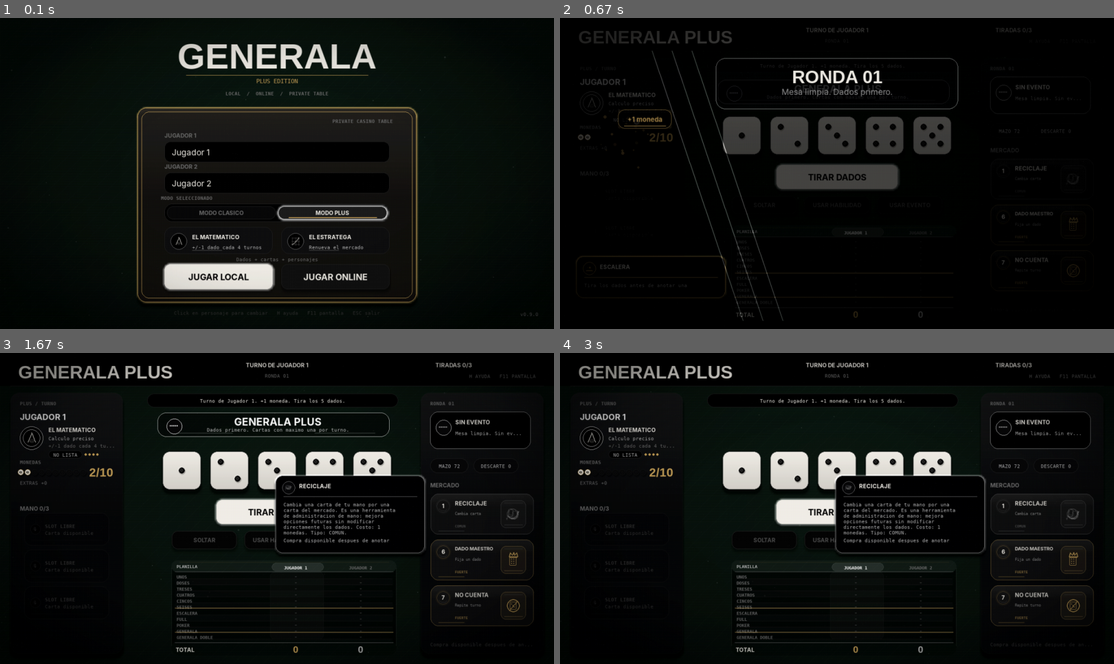
Above: before the commit, frames 1-4 (two rows, left to right).
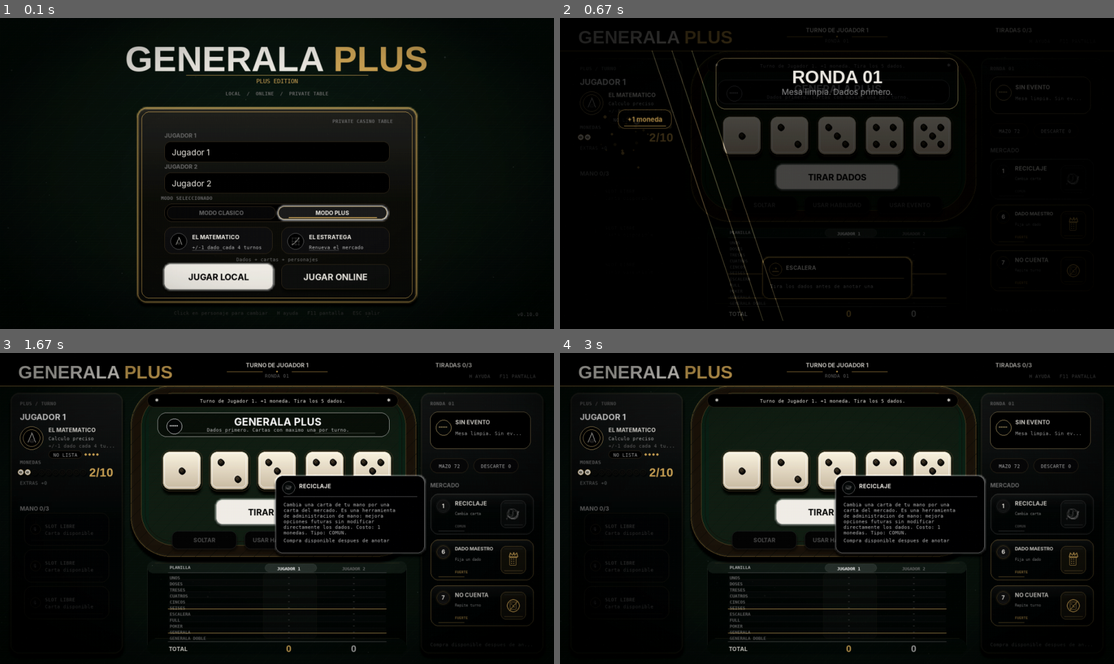
Above: after the commit, the same moments.

Repository: benjamedinaa/generala-plus
Game: pygame game, started from ejercicio-9.py
The game is run twice, just before and just after one commit, with the same random seed, the same clock (stepped at 60 frames per second) and the same inputs.
Inputs (mouse positions are in pixels of both pictures, inside the frame that each line leads up to):
- Up to frame 1 (0.1 s): no input
- Up to frame 2 (0.67 s): click (776, 276) at 0.38 s
- Up to frame 3 (1.67 s): click (481, 514) at 0.72 s; click (481, 558) at 1.05 s; click (481, 514) at 1.38 s
- Up to frame 4 (3 s): click (1041, 514) at 1.72 s; click (1041, 514) at 2.05 s; click (1041, 514) at 2.38 s; click (1041, 514) at 2.72 s

The runs differ from the first frame. In frame 1, 3.3% of the frame differs, in the area x 22-96%, y 8-96%; in frame 2, 0.9%; in frame 3, 3.9%, in the area x 0-100%, y 4-97%; in frame 4, 3.9%.

Commit message:
Restyle interface around premium casino table

Diff:
--- a/LEEME - COMO JUGAR.txt
+++ b/LEEME - COMO JUGAR.txt
@@ -2,7 +2,7 @@
 ==============
 
 VERSION
-v0.9.0
+v0.10.0
 
 COMO ABRIR EL JUEGO
 1. Abrir "Jugar Generala Plus.bat".
--- a/generala_plus/pygame_app.py
+++ b/generala_plus/pygame_app.py
@@ -297,20 +297,20 @@
     def draw(self, surface, font, mouse_pos, pulse=False):
         hovered = self.enabled and self.rect.collidepoint(mouse_pos)
         if self.enabled and self.variant == "secondary":
-            bg = C_BG_ELEVATED if hovered else C_BG_PANEL
-            fg = C_WHITE if hovered else C_GRAY_LIGHT
-            border = C_BORDER_ACTIVE if hovered else C_BORDER_SUBTLE
-            glow_alpha = 12 if hovered else 0
+            bg = (24, 25, 23) if hovered else (12, 14, 14)
+            fg = C_WHITE_SOFT if hovered else (213, 196, 164)
+            border = C_GOLD if hovered else C_BORDER_SUBTLE
+            glow_alpha = 16 if hovered else 0
         elif self.enabled and self.variant == "danger":
             bg = (20, 8, 8) if hovered else (12, 7, 7)
             fg = (224, 152, 152) if hovered else (180, 105, 105)
             border = C_RED_ERROR
             glow_alpha = 16 if hovered else 0
         elif self.enabled:
-            bg = (232, 232, 232) if hovered else C_WHITE
+            bg = (255, 246, 218) if hovered else (244, 226, 185)
             fg = C_BG_DEEP
-            border = None
-            glow_alpha = 50 if hovered else 30
+            border = C_GOLD
+            glow_alpha = 58 if hovered else 28
         else:
             bg = C_BG_PANEL if self.variant == "secondary" else C_BG_ELEVATED
             fg = C_GRAY_DARK
@@ -320,10 +320,12 @@
         if pulse:
             glow_alpha = 35 + int(25 * (0.5 + 0.5 * math.sin(pygame.time.get_ticks() / 240)))
         if glow_alpha:
-            draw_glow_rect(surface, self.rect, C_WHITE, glow_alpha, 18)
-        pygame.draw.rect(surface, bg, self.rect, border_radius=8)
+            draw_glow_rect(surface, self.rect, C_GOLD if self.variant != "primary" else C_WHITE, glow_alpha, 18)
+        draw_soft_shadow(surface, self.rect, alpha=90, spread=10, radius=14, y_offset=5)
+        pygame.draw.rect(surface, bg, self.rect, border_radius=14)
         if border:
-            pygame.draw.rect(surface, border, self.rect, width=1, border_radius=8)
+            pygame.draw.rect(surface, border, self.rect, width=1, border_radius=14)
+            pygame.draw.rect(surface, (255, 255, 255, 32), self.rect.inflate(-7, -7), width=1, border_radius=10)
         text = font.render(self.text, True, fg)
         surface.blit(text, text.get_rect(center=self.rect.center))
 
@@ -2665,11 +2667,14 @@
         t = pygame.time.get_ticks() / 1000
         logo_scale = 1 + 0.012 * math.sin(t * 1.4)
         logo_font = pygame.font.SysFont("Space Grotesk, Sohne, Arial", int(82 * logo_scale), bold=True)
-        logo = logo_font.render("GENERALA", True, C_WHITE_SOFT)
-        logo_rect = logo.get_rect(center=(SCREEN_W // 2, 88))
-        if logo_rect.y < 36:
-            logo_rect.y = 36
-        self.canvas.blit(logo, logo_rect)
+        gen = logo_font.render("GENERALA", True, C_WHITE_SOFT)
+        plus = logo_font.render(" PLUS", True, C_GOLD) if self.plus_mode else None
+        total_w = gen.get_width() + (plus.get_width() if plus else 0)
+        logo_x = SCREEN_W // 2 - total_w // 2
+        logo_y = 48
+        self.canvas.blit(gen, (logo_x, logo_y))
+        if plus:
+            self.canvas.blit(plus, (logo_x + gen.get_width() - 2, logo_y))
         brand_line = pygame.Rect(SCREEN_W // 2 - 210, 132, 420, 1)
         pygame.draw.line(self.canvas, (*C_GOLD, 90), brand_line.midleft, brand_line.midright, 1)
         subtitle_text = "PLUS EDITION" if self.plus_mode else "CASINO TABLE MODE"
@@ -2930,9 +2935,25 @@
     def draw_header_bar_title(self, title_text):
         header = pygame.Rect(HEADER_RECT)
         pygame.draw.rect(self.canvas, C_BG_DEEP, header)
-        pygame.draw.line(self.canvas, C_BORDER_SUBTLE, (24, header.bottom), (SCREEN_W - 24, header.bottom), 1)
-        title = self.font_turn.render(title_text, True, C_WHITE_SOFT)
-        self.canvas.blit(title, (42, 20))
+        pygame.draw.line(self.canvas, C_GOLD, (0, header.bottom), (SCREEN_W, header.bottom), 1)
+        if "PLUS" in title_text:
+            self.draw_brand_title(42, 20, large=False)
+        else:
+            title = self.font_turn.render(title_text, True, C_WHITE_SOFT)
+            self.canvas.blit(title, (42, 20))
+
+    def draw_brand_title(self, x, y, large=True):
+        if large:
+            gen_font = pygame.font.SysFont("Space Grotesk, Sohne, Arial", 82, bold=True)
+            plus_font = pygame.font.SysFont("Space Grotesk, Sohne, Arial", 82, bold=True)
+        else:
+            gen_font = self.font_turn
+            plus_font = self.font_turn
+        gen = gen_font.render("GENERALA", True, C_WHITE_SOFT)
+        self.canvas.blit(gen, (x, y))
+        if self.plus_mode:
+            plus = plus_font.render(" PLUS", True, C_GOLD)
+            self.canvas.blit(plus, (x + gen.get_width() - 2, y))
 
     def draw_online_header(self, state, player_index):
         self.draw_header_bar_title("GENERALA PLUS")
@@ -3041,6 +3062,7 @@
     def draw_game(self):
         self.update_buttons()
         self.draw_header()
+        self.draw_casino_table_frame()
         self.draw_status_capsule()
         if self.plus_mode and self.phase == "buy":
             self.draw_buy_phase_spotlight()
@@ -3068,6 +3090,26 @@
             if self.plus_mode:
                 self.pass_button.draw(self.canvas, self.font_button, self.mouse_pos)
 
+    def draw_casino_table_frame(self):
+        outer = pygame.Rect(302, 76, 660, 396)
+        felt = pygame.Rect(326, 92, 612, 354)
+        draw_soft_shadow(self.canvas, outer, alpha=210, spread=28, radius=94, y_offset=12)
+        ring = pygame.Surface(outer.size, pygame.SRCALPHA)
+        pygame.draw.rect(ring, (33, 25, 16, 235), ring.get_rect(), border_radius=92)
+        pygame.draw.rect(ring, (*C_GOLD, 92), ring.get_rect(), width=2, border_radius=92)
+        pygame.draw.rect(ring, (255, 241, 196, 32), ring.get_rect().inflate(-8, -8), width=1, border_radius=86)
+        for x in range(-outer.h, outer.w, 34):
+            pygame.draw.line(ring, (255, 227, 170, 11), (x, outer.h), (x + outer.h, 0), 1)
+        self.canvas.blit(ring, outer.topleft)
+
+        felt_layer = pygame.Surface(felt.size, pygame.SRCALPHA)
+        pygame.draw.rect(felt_layer, (14, 38, 26, 236), felt_layer.get_rect(), border_radius=78)
+        for y in range(0, felt.h, 3):
+            pygame.draw.line(felt_layer, (255, 255, 255, 4), (18, y), (felt.w - 18, y), 1)
+        pygame.draw.rect(felt_layer, (*C_GOLD, 96), felt_layer.get_rect(), width=1, border_radius=78)
+        pygame.draw.rect(felt_layer, (0, 0, 0, 70), felt_layer.get_rect().inflate(-18, -18), width=1, border_radius=66)
+        self.canvas.blit(felt_layer, felt.topleft)
+
     def draw_buy_phase_spotlight(self):
         right = pygame.Rect(RIGHT_PANEL)
         left = pygame.Rect(LEFT_PANEL)
@@ -3086,15 +3128,16 @@
     def draw_header(self):
         header = pygame.Rect(HEADER_RECT)
         pygame.draw.rect(self.canvas, C_BG_DEEP, header)
-        pygame.draw.line(self.canvas, C_BORDER_SUBTLE, (24, header.bottom), (SCREEN_W - 24, header.bottom), 1)
-        title_text = "GENERALA PLUS" if self.plus_mode else "GENERALA"
-        title = self.font_turn.render(title_text, True, C_WHITE_SOFT)
-        self.canvas.blit(title, (42, 20))
+        pygame.draw.line(self.canvas, C_GOLD, (0, header.bottom), (SCREEN_W, header.bottom), 1)
+        self.draw_brand_title(42, 20, large=False)
         active = self.current_player().name.upper()
         turn_label = self.font_label.render(f"TURNO DE {active}", True, C_WHITE_SOFT)
         self.canvas.blit(turn_label, turn_label.get_rect(center=(SCREEN_W // 2, 28)))
         round_label = self.font_hint.render(f"RONDA {self.round_number():02d}", True, C_GRAY_MID)
         self.canvas.blit(round_label, round_label.get_rect(center=(SCREEN_W // 2, 52)))
+        pygame.draw.line(self.canvas, (*C_GOLD, 120), (SCREEN_W // 2 - 116, 43), (SCREEN_W // 2 - 34, 43), 1)
+        pygame.draw.line(self.canvas, (*C_GOLD, 120), (SCREEN_W // 2 + 34, 43), (SCREEN_W // 2 + 116, 43), 1)
+        pygame.draw.circle(self.canvas, C_GOLD, (SCREEN_W // 2, 43), 2)
         rolls = self.font_label.render(f"TIRADAS {self.rolls}/{self.max_rolls_current}", True, C_WHITE_SOFT)
         self.canvas.blit(rolls, rolls.get_rect(midright=(SCREEN_W - 190, 28)))
         menu = self.font_hint.render("H AYUDA   F11 PANTALLA", True, C_GRAY_MID)
@@ -3106,8 +3149,11 @@
         border = C_GOLD if pulse else C_BORDER_SUBTLE
         if pulse:
             draw_glow(self.canvas, rect, C_GOLD, 24 + 18 * math.sin(pygame.time.get_ticks() / 180), 16, 18)
-        pygame.draw.rect(self.canvas, (*C_BG_DEEP, 255), rect, border_radius=18)
+        pygame.draw.rect(self.canvas, (*C_BG_DEEP, 238), rect, border_radius=18)
         pygame.draw.rect(self.canvas, border, rect, width=1, border_radius=18)
+        sparkle = self.font_body_bold.render("*", True, C_WHITE_SOFT)
+        self.canvas.blit(sparkle, sparkle.get_rect(center=(rect.x + 22, rect.centery + 1)))
+        self.canvas.blit(sparkle, sparkle.get_rect(center=(rect.right - 22, rect.centery + 1)))
         message = self.font_hint.render(trim_text(self.message, self.font_hint, rect.w - 44), True, C_WHITE_SOFT)
         self.canvas.blit(message, message.get_rect(center=rect.center))
 
--- a/generala_plus/settings.py
+++ b/generala_plus/settings.py
@@ -21,17 +21,17 @@
 COL_CAT = 220
 COL_PLAYER = 150
 
-C_BG_DEEP = (5, 5, 5)
-C_BG_PANEL = (11, 11, 13)
-C_BG_ELEVATED = (21, 21, 21)
-C_BORDER_SUBTLE = (35, 35, 35)
-C_BORDER_ACTIVE = (201, 201, 201)
+C_BG_DEEP = (4, 4, 4)
+C_BG_PANEL = (8, 10, 10)
+C_BG_ELEVATED = (18, 19, 18)
+C_BORDER_SUBTLE = (58, 48, 32)
+C_BORDER_ACTIVE = (215, 188, 126)
 C_GRAY_DARK = (56, 56, 56)
 C_GRAY_MID = (110, 110, 110)
 C_GRAY_LIGHT = (184, 184, 184)
 C_WHITE_SOFT = (244, 241, 234)
 C_WHITE = (255, 255, 255)
-C_GOLD = (198, 161, 91)
+C_GOLD = (214, 172, 92)
 C_RED_ERROR = (139, 30, 30)
 C_GREEN_SUCCESS = (229, 226, 218)
 C_SHADOW = (0, 0, 0)
@@ -101,7 +101,7 @@
 
 STATUS_RECT = (340, 94, 580, 32)
 PLAY_BANNER_RECT = (352, 140, 560, 64)
-SCORE_SHEET_RECT = (396, 480, 520, 220)
+SCORE_SHEET_RECT = (340, 482, 600, 216)
 
 MARKET_CARD_W = 238
 MARKET_CARD_H = 94
--- a/generala_plus/version.py
+++ b/generala_plus/version.py
@@ -1 +1 @@
-VERSION = "0.9.0"
+VERSION = "0.10.0"
--- a/generala_plus/visual.py
+++ b/generala_plus/visual.py
@@ -103,15 +103,16 @@
 def draw_panel(surface, rect, fill=C_BG_PANEL, border=C_BORDER_SUBTLE, radius=None, alpha=235, glow=False):
     rect = pygame.Rect(rect)
     radius = RADIUS["panel"] if radius is None else radius
-    draw_soft_shadow(surface, rect, alpha=130, spread=20, radius=radius)
+    draw_soft_shadow(surface, rect, alpha=170, spread=22, radius=radius, y_offset=8)
     if glow:
-        draw_glow(surface, rect, C_WHITE, 18, 20, radius)
+        draw_glow(surface, rect, C_GOLD, 18, 20, radius)
     layer = pygame.Surface(rect.size, pygame.SRCALPHA)
     pygame.draw.rect(layer, (*fill, alpha), layer.get_rect(), border_radius=radius)
-    pygame.draw.rect(layer, (*border, 80), layer.get_rect(), width=1, border_radius=radius)
+    pygame.draw.rect(layer, (*border, 124), layer.get_rect(), width=1, border_radius=radius)
+    pygame.draw.rect(layer, (255, 236, 178, 22), layer.get_rect().inflate(-4, -4), width=1, border_radius=max(1, radius - 3))
     highlight = pygame.Surface(rect.size, pygame.SRCALPHA)
     for y in range(max(1, rect.h // 2)):
-        a = int(18 * (1 - y / max(1, rect.h // 2)))
+        a = int(24 * (1 - y / max(1, rect.h // 2)))
         pygame.draw.line(highlight, (255, 255, 255, a), (0, y), (rect.w, y))
     layer.blit(highlight, (0, 0))
     layer.blit(rounded_mask(rect.size, radius), (0, 0), special_flags=pygame.BLEND_RGBA_MULT)
@@ -712,9 +713,9 @@
         if rolling:
             y_offset += int(math.sin(pygame.time.get_ticks() / 32 + rect.x) * 7)
         draw_rect = rect.move(0, y_offset)
-        fill_top = C_WHITE_SOFT if not selected else (226, 224, 218)
-        fill_bottom = (214, 211, 204) if not selected else (184, 184, 181)
-        border = C_BORDER_ACTIVE if hovered or selectable else ((228, 226, 218) if selected else (95, 95, 95))
+        fill_top = (255, 248, 229) if not selected else (238, 226, 199)
+        fill_bottom = (205, 190, 166) if not selected else (171, 159, 139)
+        border = C_GOLD if selected or hovered or selectable else (130, 116, 90)
         if selectable:
             pulse = 34 + int(28 * (0.5 + 0.5 * math.sin(pygame.time.get_ticks() / 160)))
             draw_glow(surface, draw_rect, C_WHITE, pulse, 18, RADIUS["dice"])
@@ -722,14 +723,16 @@
             draw_glow(surface, draw_rect, C_WHITE, 28, 16, RADIUS["dice"])
         if selected:
             draw_glow(surface, draw_rect.inflate(4, 4), COLORS["platinum"], 26, 10, RADIUS["dice"])
-        draw_soft_shadow(surface, draw_rect, alpha=145, spread=16, radius=RADIUS["dice"], y_offset=9)
+        draw_soft_shadow(surface, draw_rect, alpha=185, spread=18, radius=RADIUS["dice"], y_offset=10)
         draw_vertical_gradient(surface, draw_rect, fill_top, fill_bottom, RADIUS["dice"])
-        pygame.draw.rect(surface, border, draw_rect, width=1, border_radius=RADIUS["dice"])
+        pygame.draw.rect(surface, (255, 255, 255, 80), draw_rect.inflate(-9, -9), width=1, border_radius=RADIUS["dice"] - 5)
+        pygame.draw.rect(surface, border, draw_rect, width=2 if selected else 1, border_radius=RADIUS["dice"])
+        pygame.draw.rect(surface, (75, 59, 38), draw_rect.inflate(7, 7), width=1, border_radius=RADIUS["dice"] + 3)
         if selected:
             inset = draw_rect.inflate(-8, -8)
             pygame.draw.rect(surface, (255, 255, 255, 72), inset, width=1, border_radius=RADIUS["dice"] - 4)
             corner = 15
-            bracket_color = (*COLORS["platinum"], 150)
+            bracket_color = (*C_GOLD, 190)
             selected_layer = pygame.Surface(draw_rect.size, pygame.SRCALPHA)
             points = [
                 ((10, 12), (10 + corner, 12)), ((10, 12), (10, 12 + corner)),
@@ -742,7 +745,7 @@
             pygame.draw.rect(selected_layer, (255, 255, 255, 18), selected_layer.get_rect().inflate(-18, -18), border_radius=RADIUS["dice"] - 8)
             surface.blit(selected_layer, draw_rect.topleft)
         pip_radius = max(7, draw_rect.w // 12)
-        pip_color = C_BG_DEEP
+        pip_color = (19, 17, 14)
         for px, py in DiceView.PIPS.get(value, DiceView.PIPS[1]):
             center = (draw_rect.x + int(draw_rect.w * px), draw_rect.y + int(draw_rect.h * py))
             glow = pygame.Surface((pip_radius * 4, pip_radius * 4), pygame.SRCALPHA)
@@ -750,9 +753,10 @@
             pygame.draw.circle(glow, (255, 255, 255, 42), (local[0] - 2, local[1] - 2), pip_radius + 1)
             pygame.draw.circle(glow, (0, 0, 0, 54), (local[0] + 1, local[1] + 2), pip_radius + 1)
             surface.blit(glow, glow.get_rect(center=center))
+            pygame.draw.circle(surface, (0, 0, 0, 42), (center[0] + 1, center[1] + 2), pip_radius + 1)
             pygame.draw.circle(surface, pip_color, center, pip_radius)
-            pygame.draw.circle(surface, (20, 20, 20), center, pip_radius - 2)
-            pygame.draw.circle(surface, (78, 78, 76), (center[0] - 1, center[1] - 1), max(1, pip_radius - 4), 1)
+            pygame.draw.circle(surface, (40, 34, 26), center, max(1, pip_radius - 2))
+            pygame.draw.circle(surface, (112, 94, 68), (center[0] - 1, center[1] - 1), max(1, pip_radius - 4), 1)
         if marks:
             mark_font = pygame.font.SysFont("JetBrains Mono, Consolas, monospace", 12, bold=True)
             mark = mark_font.render("/".join(marks), True, C_GOLD)
@@ -974,9 +978,10 @@
             else:
                 draw_soft_shadow(surface, rect, alpha=130, spread=14, radius=RADIUS["card"], y_offset=8)
         layer = pygame.Surface(rect.size, pygame.SRCALPHA)
-        pygame.draw.rect(layer, (*C_BG_ELEVATED, alpha), layer.get_rect(), border_radius=RADIUS["card"])
+        pygame.draw.rect(layer, (*C_BG_PANEL, alpha), layer.get_rect(), border_radius=RADIUS["card"])
         border_alpha = 175 if active else (130 if dimmed else 70)
         pygame.draw.rect(layer, (*accent, border_alpha), layer.get_rect(), width=2 if selected else 1, border_radius=RADIUS["card"])
+        pygame.draw.rect(layer, (255, 236, 178, 22 if active else 10), layer.get_rect().inflate(-5, -5), width=1, border_radius=RADIUS["card"] - 4)
         if card_key in ATTACK_CARDS:
             for x in range(-rect.h, rect.w, 14):
                 pygame.draw.line(layer, (139, 30, 30, 7 if active else 3), (x, rect.h), (x + rect.h, 0), 1)
